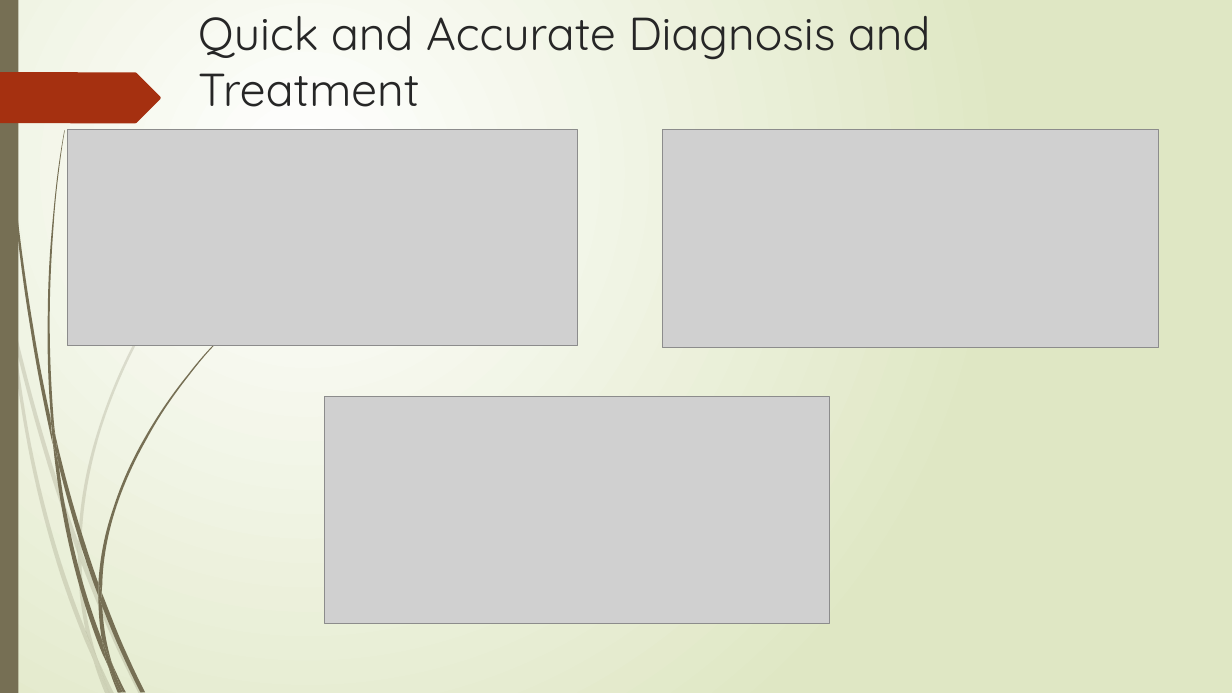
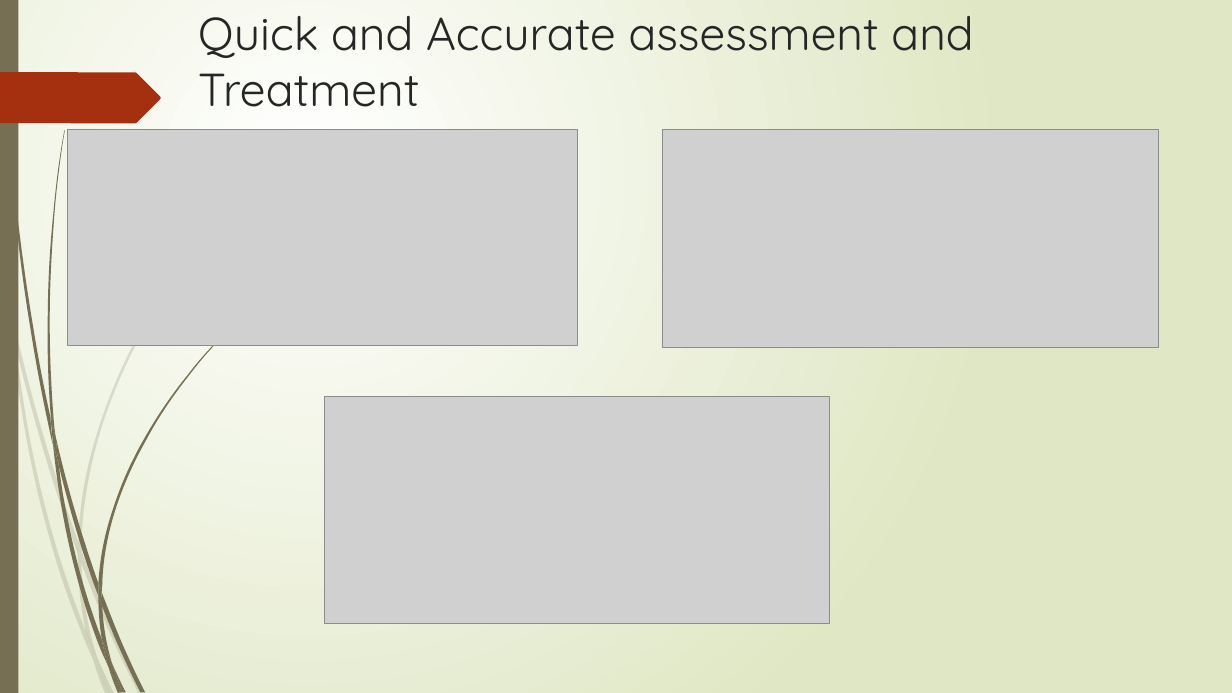
Before and after one commit to bournemouth17/team-5, a slide deck: slide 3 of RNLI.pptx. Drawn at 1232x693 pixels with LibreOffice and Linux fonts; fonts in the diff are those of the drawing; grey boxes stand for pictures. Boxes give left, top, right and bottom in pixels: in the first picture for what was removed or moved away, otherwise in the second. Text is boxed around its words. In the diff, an @@ line names an element or a change of style, - is before the commit and + after.

```diff
--- a/RNLI.pptx
+++ b/RNLI.pptx
@@ title at bbox=[198, 16, 973, 107]: text changed @@
-Quick and Accurate Diagnosis and Treatment
+Quick and Accurate assessment and Treatment
```
Also in this commit, not shown: 1 other slide changed.
